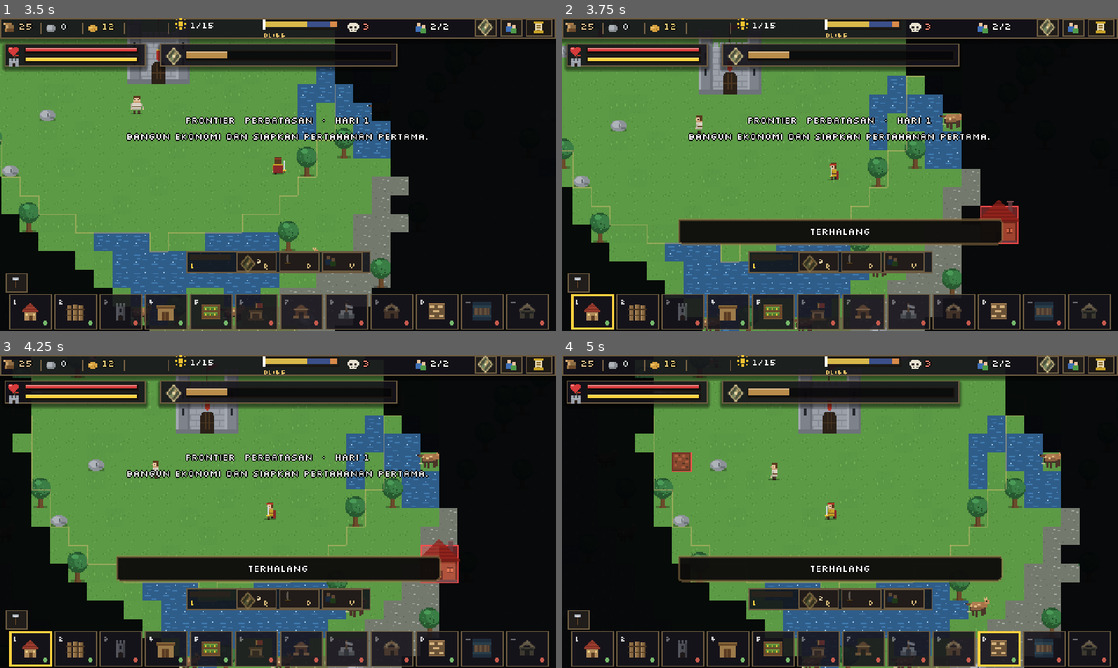
Above: before the commit, frames 1-4 (two rows, left to right).
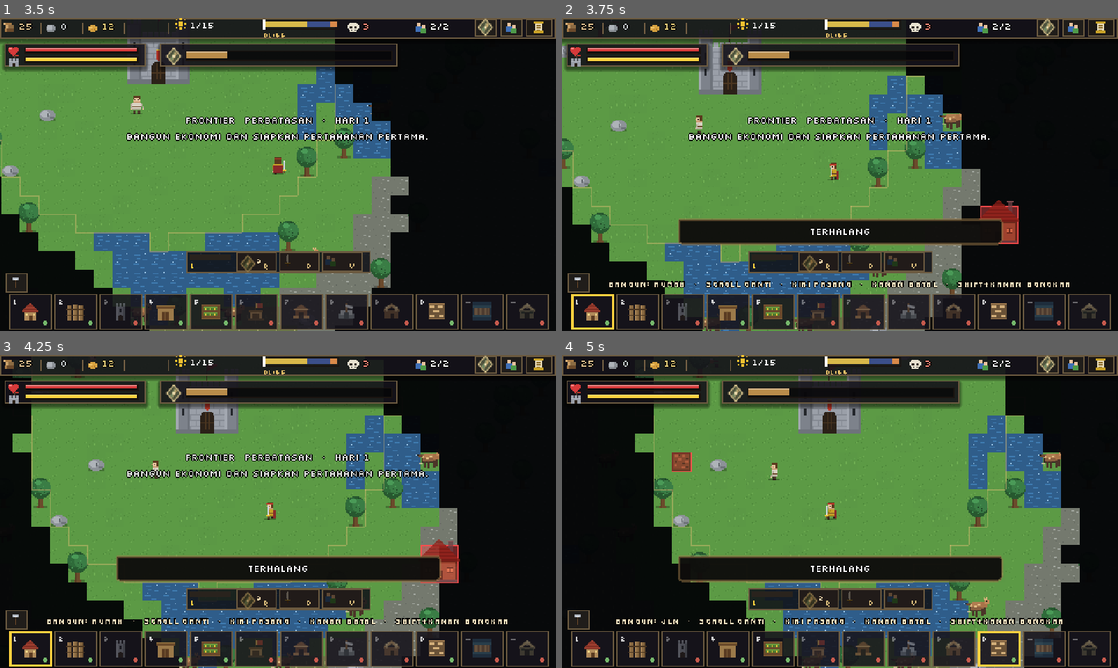
Above: after the commit, the same moments.

Repository: shimleabyte/hold-the-keep
Game: Godot game, scene res://scenes/main.tscn
Same seed, same stepped clock (60 frames per second), same inputs: the game is played once before the commit and once after it.
Inputs (mouse positions are in pixels of both pictures, inside the frame that each line leads up to):
- Up to frame 1 (3.5 s): tap Enter (ui_accept) at 0.5, 0.77, 1.52, 3.02 s; move the mouse to (400, 158) at 0.52 s; hold D (move_right) 0.53-1.28 s; tap C (ability_cleave) at 0.6 s; click (400, 158) at 0.67 s; move the mouse to (166, 190) at 1.27 s; hold S (move_down) 1.28-2.03 s; tap Q (ability_dash) at 1.35 s; click (166, 190) at 1.42 s; move the mouse to (333, 105) at 2.02 s; hold D (move_right) 2.03-2.78 s; tap V (ability_rally) at 2.1 s; click (333, 105) at 2.17 s; move the mouse to (250, 237) at 2.77 s; hold W (move_up) from 2.78 s (still down); tap F (attack) at 2.85 s; click (250, 237) at 2.92 s
- Up to frame 2 (3.75 s): move the mouse to (1006, 221) at 3.52 s; release W (move_up) at 3.53 s; hold A (move_left) from 3.53 s (still down); tap 1 (build_slot_1) at 3.6 s; click (1006, 221) at 3.67 s
- Up to frame 3 (4.25 s): keep holding A (move_left); tap Enter (ui_accept) at 3.77 s
- Up to frame 4 (5 s): keep holding A (move_left); move the mouse to (673, 464) at 4.27 s; tap 0 (build_slot_10) at 4.35 s; click (673, 464) at 4.42 s; tap Enter (ui_accept) at 4.52 s

Frame 1 is identical in both runs. In frame 2, 0.8% of the frame differs, in the area x 8-92%, y 84-87%; in frame 3, 0.9%; in frame 4, 0.9%, in the area x 9-90%, y 84-87%.

Commit message:
ux: improve building selection and placement controls

Diff:
--- a/scripts/systems/build_system.gd
+++ b/scripts/systems/build_system.gd
@@ -1,6 +1,6 @@
 extends Node2D
-## Mode bangun: pilih dengan 1-4, klik kiri pasang (tahan untuk melukis),
-## klik kanan batal / bongkar (refund 50%), Esc batal.
+## Mode bangun: hotbar / 1-0 memilih, scroll mengganti, klik kiri memasang,
+## klik kanan membatalkan, Shift+klik kanan membongkar, Esc membatalkan.
 
 const BUILD_RANGE := 120.0
 const REFUND_RATE := 0.5
@@ -23,9 +23,25 @@
 
 
 func _set_active(id: String) -> void:
+    if active == id:
+        return
     active = id
+    _last_painted = Vector2i(-9999, -9999)
     Events.build_selected.emit(active)
     queue_redraw()
+
+
+func _cycle_active_building(direction: int) -> void:
+    var order: Array = Tech.available_buildings()
+    if order.is_empty():
+        _set_active("")
+        return
+    var current_index: int = order.find(active)
+    if current_index < 0:
+        current_index = 0 if direction > 0 else order.size() - 1
+    else:
+        current_index = posmod(current_index + direction, order.size())
+    _set_active(String(order[current_index]))
 
 
 func _unhandled_input(event: InputEvent) -> void:
@@ -45,15 +61,33 @@
         if selected_slot >= 0:
             var order: Array = Tech.available_buildings()
             if selected_slot < order.size():
-                var id: String = order[selected_slot]
+                var id: String = String(order[selected_slot])
                 _set_active("" if id == active else id)
                 get_viewport().set_input_as_handled()
                 return
-    elif event is InputEventMouseButton and event.pressed and event.button_index == MOUSE_BUTTON_RIGHT:
-        if active != "":
-            _set_active("")
-        else:
-            demolish_at(_mouse_cell())
+    elif event is InputEventMouseButton and event.pressed:
+        var hud = get_tree().get_first_node_in_group("hud")
+        var over_hud: bool = hud != null and hud.blocks_mouse(event.position)
+        if event.button_index == MOUSE_BUTTON_WHEEL_UP or event.button_index == MOUSE_BUTTON_WHEEL_DOWN:
+            if active == "":
+                return
+            var over_build_slot: bool = hud != null and hud.is_build_slot_at(event.position)
+            if over_hud and not over_build_slot:
+                return
+            _cycle_active_building(-1 if event.button_index == MOUSE_BUTTON_WHEEL_UP else 1)
+            get_viewport().set_input_as_handled()
+            return
+        if event.button_index == MOUSE_BUTTON_RIGHT:
+            if over_hud:
+                return
+            if active != "" and event.shift_pressed:
+                demolish_at(_mouse_cell())
+            elif active != "":
+                _set_active("")
+            else:
+                demolish_at(_mouse_cell())
+            get_viewport().set_input_as_handled()
+            return
 
 
 func _over_hud() -> bool:
--- a/scripts/ui/hud.gd
+++ b/scripts/ui/hud.gd
@@ -71,6 +71,7 @@
 var _stage_panel: Panel
 var _build_left_hint: Label
 var _build_right_hint: Label
+var _build_mode_hint: Label
 var _queue_button: HUD_WIDGETS.HudChip
 var _queue_backdrop: ColorRect
 var _queue_panel: Panel
@@ -460,6 +461,11 @@
     _build_left_hint.visible = false
     _build_right_hint = _label(self, "", Vector2(360, 225), Color(1, 1, 1, 0.78))
     _build_right_hint.visible = false
+    _build_mode_hint = _label(self, "", Vector2(0, 0), Color("#f0dfbd"))
+    _build_mode_hint.add_theme_font_size_override("font_size", 7)
+    _build_mode_hint.horizontal_alignment = HORIZONTAL_ALIGNMENT_CENTER
+    _build_mode_hint.size = Vector2(_viewport_size.x - 8.0, 9)
+    _build_mode_hint.visible = false
     _rebuild_build_bar()
 
 func _rebuild_build_bar() -> void:
@@ -688,9 +694,10 @@
         [Settings.binding_label("ability_dash"), "DASH (LEVEL 1)"],
         [Settings.binding_label("ability_cleave"), "TEBAS (LEVEL 2)"],
         [Settings.binding_label("ability_rally"), "SERUAN (LEVEL 3)"],
-        [" ".join(build_keys), "PILIH BANGUNAN"],
-        ["KLIK KIRI", "PASANG BANGUNAN"],
-        ["KLIK KANAN", "BATALKAN / BONGKAR"],
+        ["HOTBAR / SCROLL", "PILIH / GANTI BANGUNAN"],
+        ["KLIK KIRI", "PASANG / TARIK GARIS"],
+        ["KLIK KANAN", "BATALKAN PILIHAN"],
+        ["SHIFT + KANAN", "BONGKAR SAAT MODE BANGUN"],
         [" ".join(job_keys), "PILIH JOB"],
         ["SHIFT + JOB", "KURANGI KUOTA"],
         ["ALT + JOB", "NAIKKAN PRIORITAS"],
@@ -876,6 +883,8 @@
     _build_right_hint.position = Vector2(_viewport_size.x - 132.0, build_y - 14.0)
     _build_right_hint.size = Vector2(127.0, 10)
     _build_right_hint.horizontal_alignment = HORIZONTAL_ALIGNMENT_RIGHT
+    _build_mode_hint.position = Vector2(4, build_y - 14.0)
+    _build_mode_hint.size = Vector2(_viewport_size.x - 8.0, 9)
 
     _combat_bar.position = Vector2((_viewport_size.x - _combat_bar.size.x) * 0.5, build_y - _combat_bar.size.y - 19.0)
     _msg_bubble.position = Vector2(
@@ -1067,7 +1076,21 @@
 
 func _on_build_selected(id: String) -> void:
     _selected = id
+    _build_mode_hint.visible = not id.is_empty() and DataDB.buildings.has(id)
+    if _build_mode_hint.visible:
+        var data: Dictionary = DataDB.buildings[id]
+        var building_name := String(data.get("short", data.get("name", id))).to_upper()
+        _build_mode_hint.text = "BANGUN: %s  ·  SCROLL GANTI  ·  KIRI PASANG  ·  KANAN BATAL  ·  SHIFT+KANAN BONGKAR" % building_name
+    else:
+        _build_mode_hint.text = ""
     _refresh_slots()
+
+
+func is_build_slot_at(pos: Vector2) -> bool:
+    for slot in _slot_nodes:
+        if is_instance_valid(slot) and slot.visible and Rect2(slot.position, slot.size).has_point(pos):
+            return true
+    return false
 
 
 func _on_tech_changed(_id: String) -> void:
--- /dev/null
+++ b/tests/building_controls.gd
@@ -0,0 +1,52 @@
+extends SceneTree
+## Verifies building selection flow: wheel cycling, hotbar-wheel access, wrapping and cancel behavior.
+
+func _initialize() -> void:
+    var main = load("res://scenes/main.tscn").instantiate()
+    root.add_child(main)
+    current_scene = main
+    for _frame in 5:
+        await physics_frame
+
+    var build = main.build
+    var hud = get_first_node_in_group("hud")
+    var available: Array = Tech.available_buildings()
+    assert(available.size() >= 2, "The test profile must expose at least two buildings")
+    assert(hud != null, "HUD must exist before testing build mode")
+
+    build._set_active(String(available[0]))
+    assert(hud._selected == String(available[0]), "Selecting a building must update HUD selection")
+    assert(hud._build_mode_hint.visible, "Active build mode must show contextual controls")
+    assert(hud._build_mode_hint.text.contains("SCROLL GANTI"), "Build-mode hint must explain wheel selection")
+
+    var wheel_down := InputEventMouseButton.new()
+    wheel_down.button_index = MOUSE_BUTTON_WHEEL_DOWN
+    wheel_down.pressed = true
+    wheel_down.position = Vector2(240, 150)
+    build._unhandled_input(wheel_down)
+    assert(build.active == String(available[1]), "Wheel down must select the next unlocked building")
+    assert(hud._selected == build.active, "Wheel selection must update the selected HUD slot")
+
+    var wheel_up := InputEventMouseButton.new()
+    wheel_up.button_index = MOUSE_BUTTON_WHEEL_UP
+    wheel_up.pressed = true
+    wheel_up.position = Vector2(240, 150)
+    build._unhandled_input(wheel_up)
+    assert(build.active == String(available[0]), "Wheel up must select the previous unlocked building")
+
+    wheel_up.position = hud._top_bar.position + Vector2(12, 4)
+    build._unhandled_input(wheel_up)
+    assert(build.active == String(available[0]), "Scrolling over unrelated HUD panels must not change the building")
+
+    var slot_position: Vector2 = hud._slot_nodes[0].position + hud._slot_nodes[0].size * 0.5
+    wheel_down.position = slot_position
+    build._unhandled_input(wheel_down)
+    assert(build.active == String(available[1]), "Scrolling over the building hotbar must cycle selection")
+
+    build._set_active("")
+    assert(not hud._build_mode_hint.visible, "Leaving build mode must hide contextual building controls")
+    build._unhandled_input(wheel_down)
+    assert(build.active == "", "The wheel must not select a building outside build mode")
+
+    print("PASS: building hotbar selection, wheel cycling, HUD context, UI scroll isolation and cancel")
+    quit()
